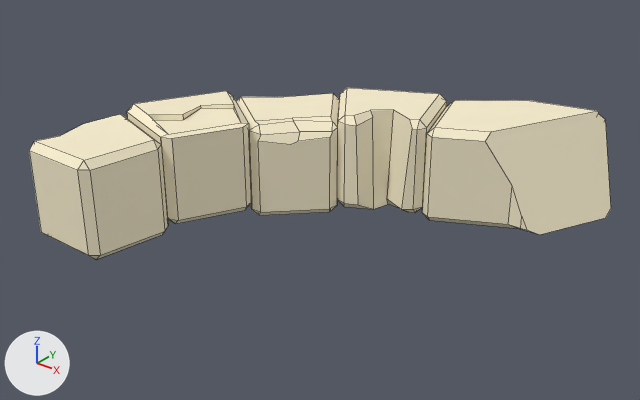
One commit to the FBX model Assets/Imported Assets/B&J Studio/Models/Destroy_Arch_0.fbx: the scene before it, then after it.
Before and after are seen from a 50 mm camera at (8.0, -9.97, 5.32) aimed at (0.5, -0.59, -0.49). Every picture has the same lights, and +X, +Y and +Z are marked at lower left. The older version comes first. Mesh edges are drawn as thin lines. Where no turn or scale is listed for an object, it has been applied to the vertices.

In view in the first picture: 'Destroy_Arch_0'.
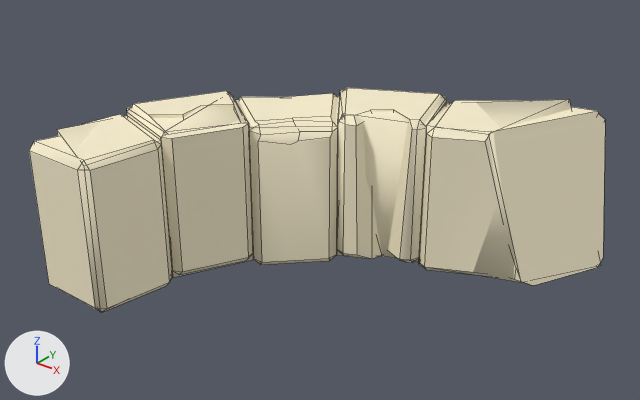
Where the newer file only moved an object's origin or applied its transform, the numbers keep the older frame.

Changed parts and their boxes (x1, y1, x2, y2) in the pictures (640 x 400 px; the box of a moved part takes in the faces that stretch with it):
'Destroy_Arch_0', reshaped (31% taller)
    before: (29, 88, 611, 259)
    after: (29, 88, 605, 312)
'Destroy_Arch_0_LOD1', added
    after: (57, 90, 600, 312)
part 1 of me_destroy_arch_0, moved or reshaped
    before: (36, 110, 611, 259)
    after: (36, 110, 605, 312)
part 2 of me_destroy_arch_0, shading changed
    before: (40, 89, 611, 259)
    after: (40, 89, 605, 312)

Patch to the scene script:
```diff
--- a/Assets/Imported Assets/B&J Studio/Models/Destroy_Arch_0.fbx.py
+++ b/Assets/Imported Assets/B&J Studio/Models/Destroy_Arch_0.fbx.py
@@ me_destroy_arch_0 @@
 # used by ob_destroy_arch_0; location = (0.0, 0.0, 0.0)
-me_destroy_arch_0.from_pydata(...)  # 168 vertices, 154 faces; spans x -2.35..3.88, y -3.62..2.9, z -0.81..0.81
+me_destroy_arch_0.from_pydata(...)  # 168 vertices, 154 faces; spans x -2.35..3.88, y -3.62..2.9, z -1.68..0.81
+# me_destroy_arch_0 part 1: all 78 vertices in x -2.35..3.88, y -3.62..2.9, z -0.81..-0.08 are moved by (0.0, 0.0, -0.87)
+# me_destroy_arch_0 part 2: edges marked sharp go from 295 to 229
 me_destroy_arch_0.materials.append(mat_stone_material_1)
@@ me_destroy_arch_0_006 @@
+me_destroy_arch_0_006.from_pydata(...)  # 34 vertices, 31 faces; spans x -2.17..3.89, y -3.57..2.57, z -1.77..0.83
+me_destroy_arch_0_006.materials.append(mat_stone_material_1)  # beige #faefcf
@@ ob_destroy_arch_0_lod1 @@
+ob_destroy_arch_0_lod1 = bpy.data.objects.new('Destroy_Arch_0_LOD1', me_destroy_arch_0_006)
+ob_destroy_arch_0_lod1.location = (0.0, 0.0, 0.0)
```
